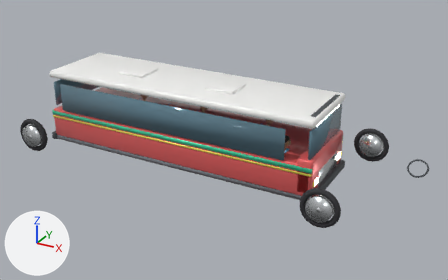
Renders of the glTF model assets/models/dhaka-bus.glb from each side of a commit.
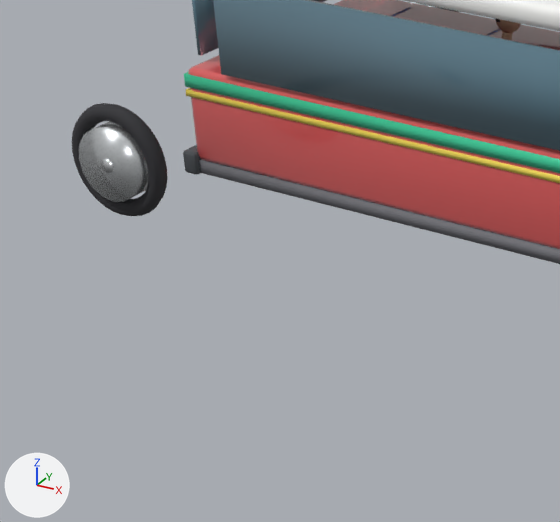
The first picture shows the older version from a camera (50 mm lens) standing at (9.13, -14.54, 8.48) and looking at (1.14, -0.02, 1.22). The close-ups show the older and then the newer version on the part from 0% to 36% of the width and 32% to 85% of the height of that picture. Only the edits that show in the close-ups are written down. Arrows for +X, +Y and +Z are at lower left; the lights stay in place. Where no turn or scale is listed for an object, it has been applied to the vertices.

Names of what the first close-up shows: 'ChassisFloor', 'GreenStripe', 'LowerBodyRed', 'P_5_Cranium', 'P_Neck_5', 'RearWindow', 'RoofStructure', 'Windows_L', 'YellowStripe', 'wheel_rear_left_hub', 'wheel_rear_left_rim', 'wheel_rear_left_tire' and 1 more.
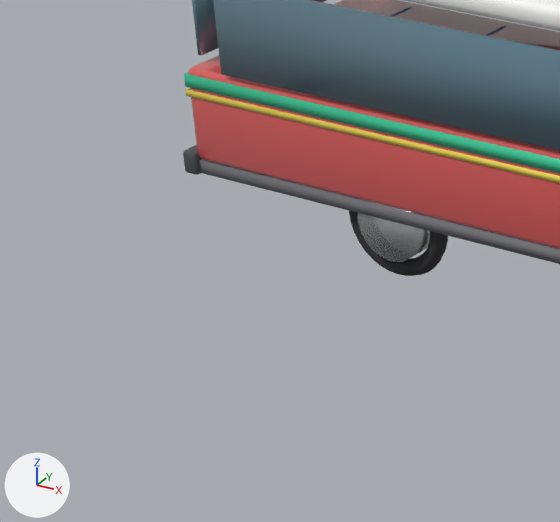
What differs and where, as boxes [x1, y1, x2, y2] in the close-ups (560 x 522 px):
'wheel_rear_left_rim', moved: before [79, 121, 148, 202]; after [357, 200, 430, 262]
'wheel_rear_left_tire', moved: before [72, 103, 168, 216]; after [349, 211, 448, 276]
'P_5_Cranium', moved (not visible afterwards): before [496, 20, 520, 33]
'wheel_rear_left_hub', moved, turned (not visible afterwards): before [100, 159, 113, 173]
'P_Neck_5', moved (not visible afterwards): before [501, 31, 513, 40]

Patch to the scene script:
```diff
--- a/assets/models/dhaka-bus.glb.py
+++ b/assets/models/dhaka-bus.glb.py
@@ ob_p_5_cranium @@
 ob_p_5_cranium = bpy.data.objects.new('P_5_Cranium', me_sphere_082)
-ob_p_5_cranium.location = (-2.16, 0.72, 1.83)
+ob_p_5_cranium.location = (0.0, 0.0, 0.0)
@@ ob_p_neck_5 @@
 ob_p_neck_5.parent = ob_passenger_5
-ob_p_neck_5.location = (0.01, 0.0, 0.595)
+ob_p_neck_5.location = (2.21, -0.72, -0.455)
 ob_p_neck_5.rotation_euler = (0.18, 0.0, 1.571)  # degrees (10, 0, 90)
@@ ob_wheel_rear_left_hub @@
 ob_wheel_rear_left_hub.parent = ob_wheel_rear_left
-ob_wheel_rear_left_hub.location = (-2.15, -1.05, 0.52)
-ob_wheel_rear_left_hub.rotation_euler = (1.571, 0.0, -3.142)  # degrees (90, 0, -180)
+ob_wheel_rear_left_hub.location = (0.0, 0.0, 0.0)
@@ ob_wheel_rear_left_rim @@
 ob_wheel_rear_left_rim = bpy.data.objects.new('wheel_rear_left_rim', me_cylinder_002)
-ob_wheel_rear_left_rim.location = (-4.3, -2.1, 1.04)
+ob_wheel_rear_left_rim.location = (-2.15, -1.05, 0.52)
@@ ob_wheel_rear_left_tire @@
 ob_wheel_rear_left_tire = bpy.data.objects.new('wheel_rear_left_tire', me_torus_002)
-ob_wheel_rear_left_tire.location = (-4.3, -2.1, 1.04)
+ob_wheel_rear_left_tire.location = (-2.15, -1.05, 0.52)
```
